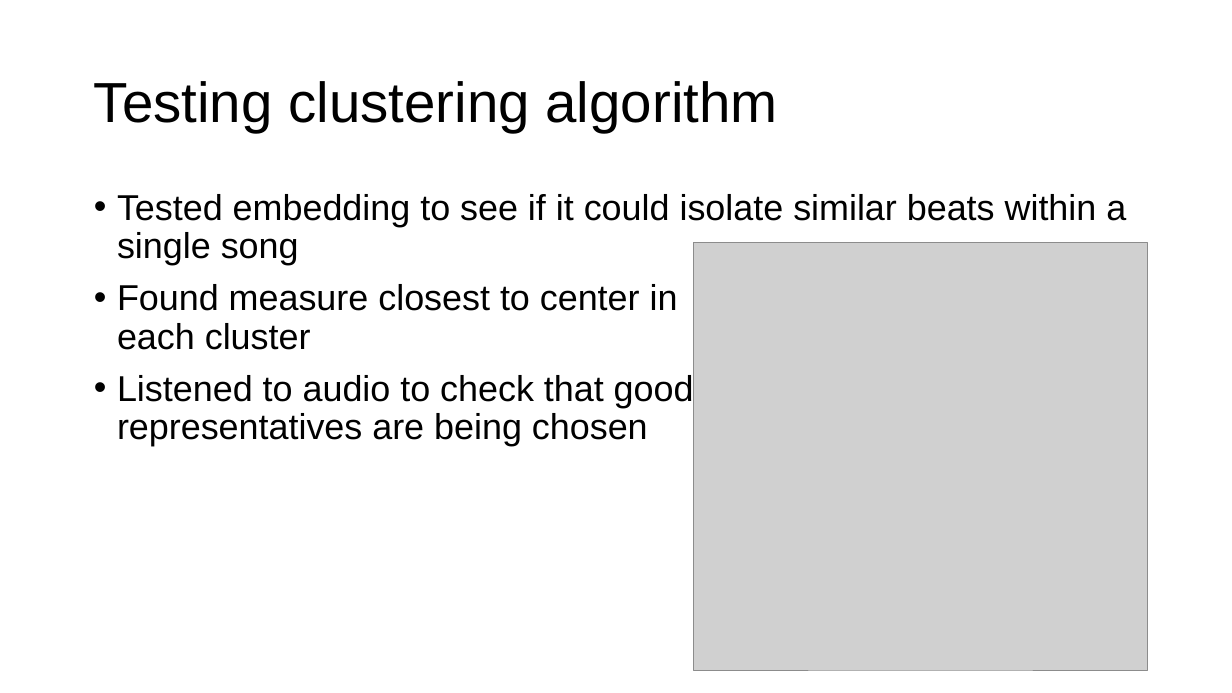
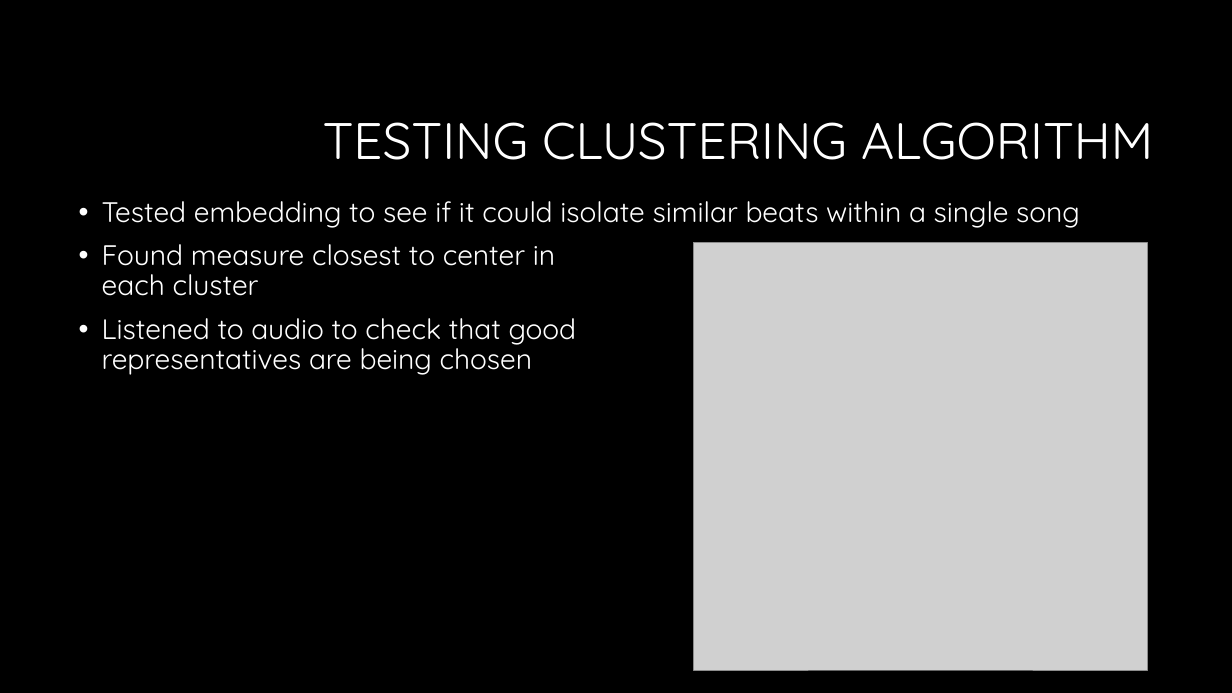
Before and after one commit to chenhi/groove_gang, a slide deck: slide 10 of presentation.pptx (slide 5 before the commit). Drawn at 1232x693 pixels with LibreOffice and Linux fonts; fonts in the diff are those of the drawing; grey boxes stand for pictures. Boxes give left, top, right and bottom in pixels: in the first picture for what was removed or moved away, otherwise in the second. Text is boxed around its words. In the diff, an @@ line names an element or a change of style, - is before the commit and + after.

```diff
--- a/presentation.pptx
+++ b/presentation.pptx
@@ background #FFFFFF to #000000 @@
@@ title at bbox=[323, 122, 1153, 160]: text changed; size 44 to 40 pt; font Arial to Quicksand; text colour #000000 to #FFFFFF @@
-Testing clustering algorithm
+TESTING CLUSTERING ALGORITHM
@@ text "Tested embedding to see if ...": place and size @@
-text "Tested embedding to see if ..." at bbox=[117, 194, 1126, 446]
+text "Tested embedding to see if ..." at bbox=[102, 201, 1080, 375]
@@ text "Tested embedding to see if ..." at bbox=[102, 201, 1080, 375]: size 28 to 22 pt, font Arial to Quicksand, text colour #000000 to #FFFFFF @@
```
Also in this commit, not shown: 5 other slides changed, 10 slides added, 2 slides removed, 13 other files.
